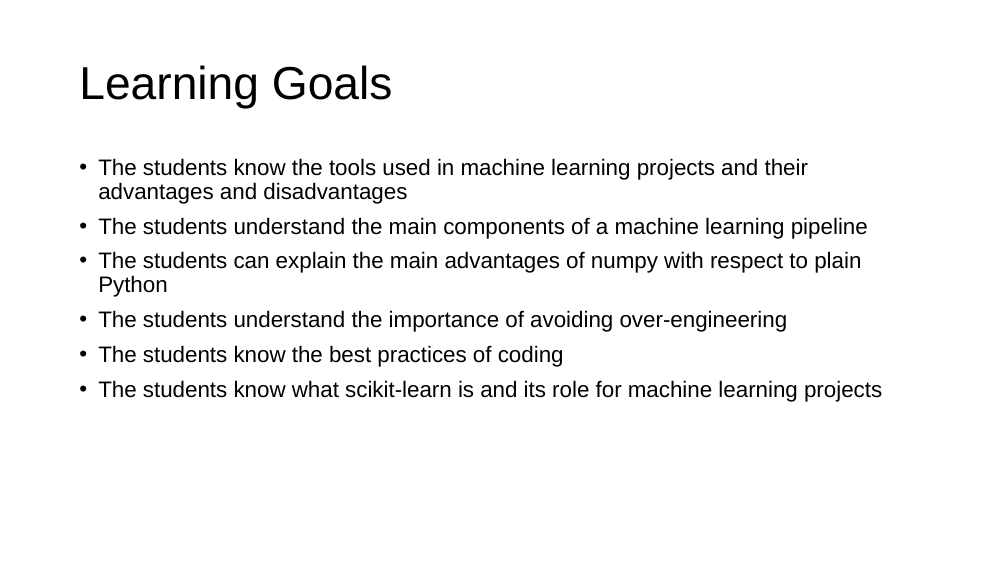
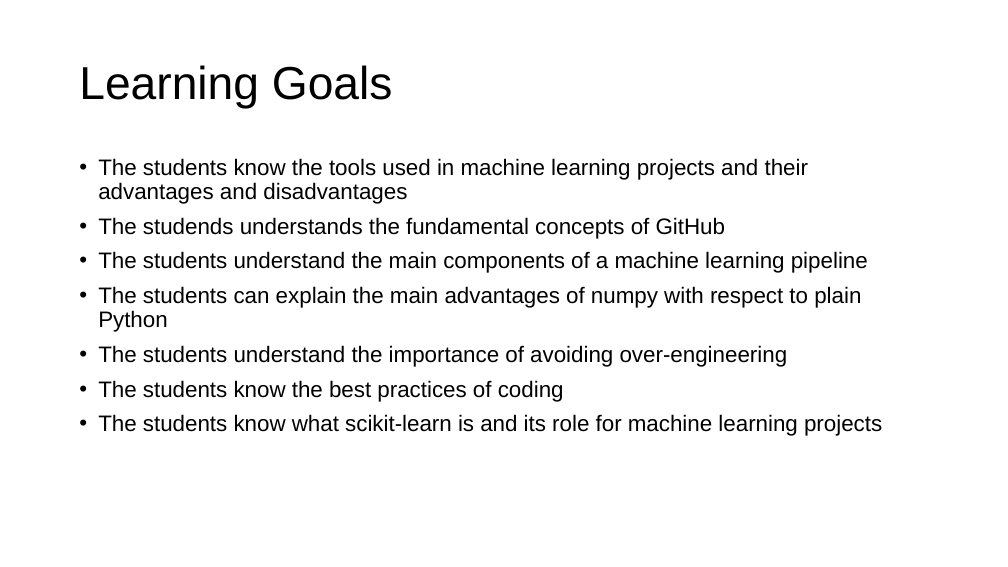
Before and after one commit to toelt-llc/MSCA-ITN-PARENT, a slide deck: slide 2 of DETERMINED2022/Python and scikit-learn/DETERMINED2022-toelt-Introduction Python and Scikit-learn.pptx. Drawn at 1008x567 pixels with LibreOffice and Linux fonts; fonts in the diff are those of the drawing; background and template pictures are left out. Boxes give left, top, right and bottom in pixels: in the first picture for what was removed or moved away, otherwise in the second. Text is boxed around its words. In the diff, an @@ line names an element or a change of style, - is before the commit and + after.

```diff
--- a/DETERMINED2022/Python and scikit-learn/DETERMINED2022-toelt-Introduction Python and Scikit-learn.pptx
+++ b/DETERMINED2022/Python and scikit-learn/DETERMINED2022-toelt-Introduction Python and Scikit-learn.pptx
@@ text at <box>98,217,725,239</box>: paragraph added @@
+• The studends understands the fundamental concepts of GitHub
```
Also in this commit, not shown: 3 other slides changed, 2 slides added, 5 other files.
